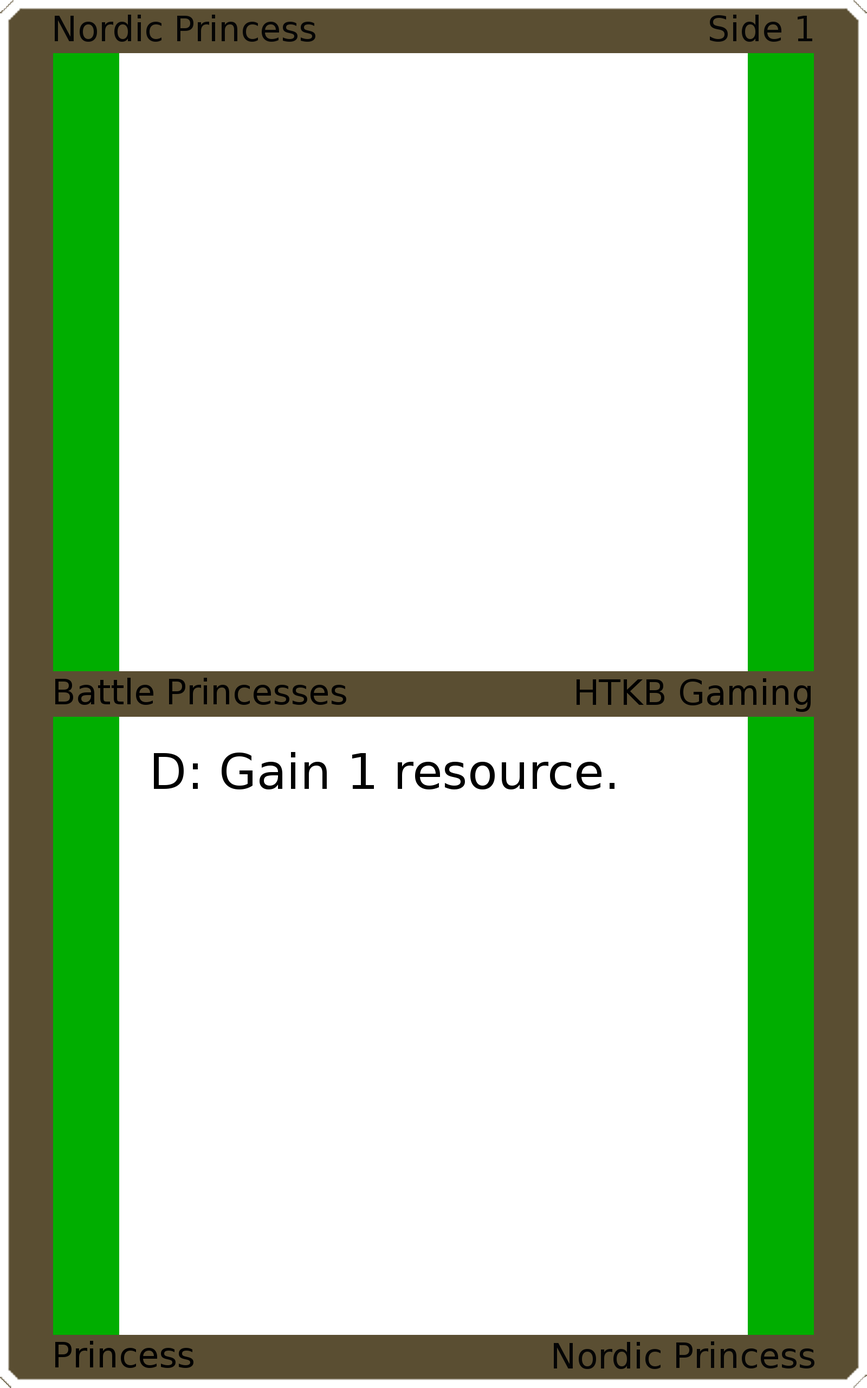
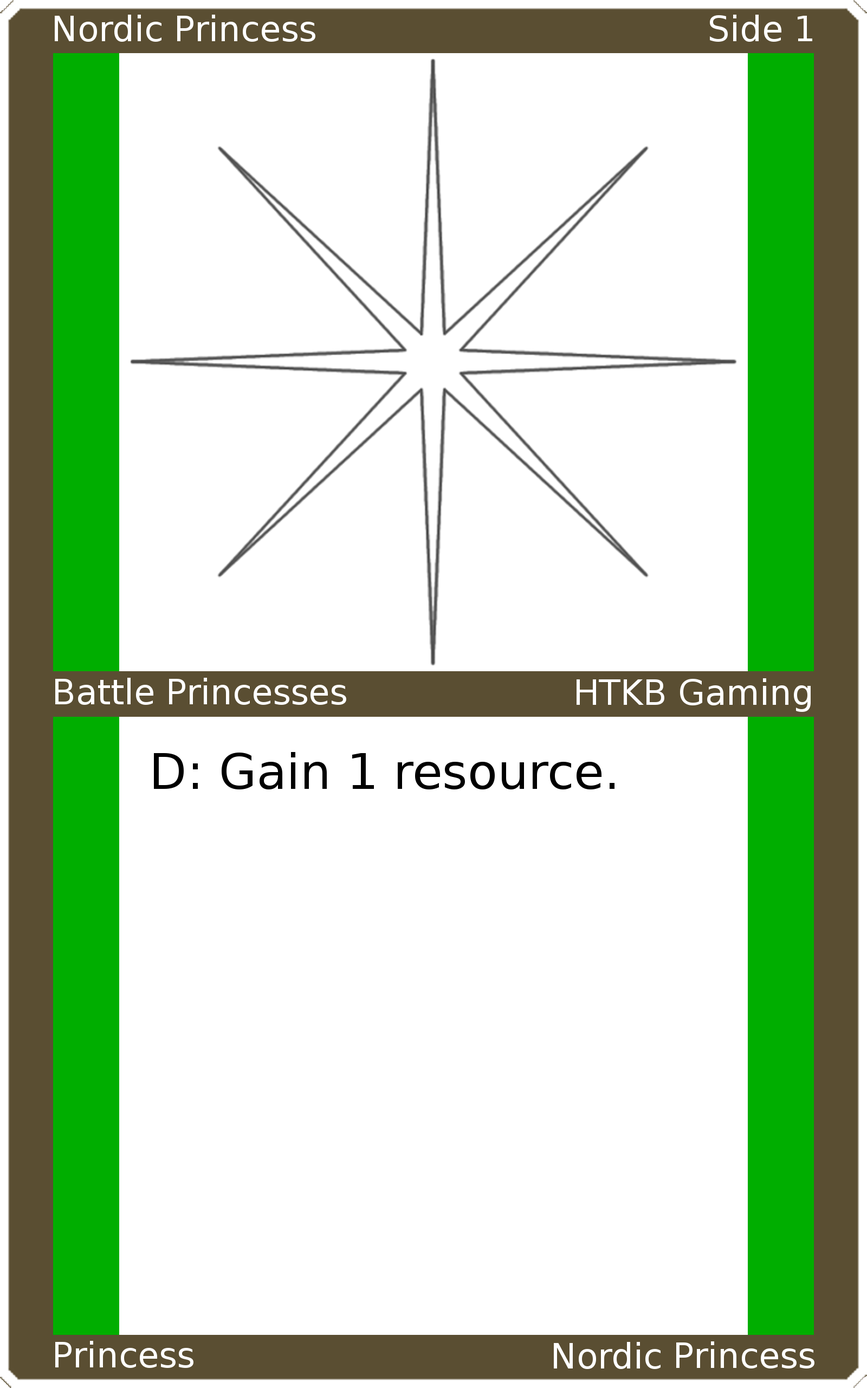
Before/after of a (867, 1388) layered artwork. What changed in the layer stack:
painted on "Upper Left" over box(54, 14, 316, 42)
painted on "Upper Right" over box(710, 14, 813, 42)
painted on "Mid Left" over box(55, 677, 347, 705)
painted on "Mid Right" over box(576, 678, 811, 712)
painted on "Bottom Left" over box(55, 1340, 194, 1368)
painted on "Bottom Right" over box(553, 1340, 815, 1369)
added layer "Art" above "Top Background" over box(129, 57, 738, 666)
